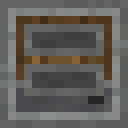
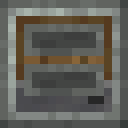
Comparing the layer stacks of the two w=128, h=128 images. Changes:
painted on "Trays" over (24, 24, 104, 96)
painted on "Andesite casing" over (0, 0, 128, 128)
